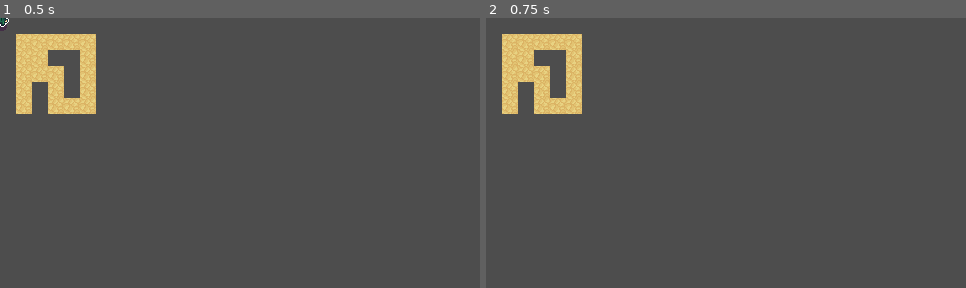
Above: before the commit, frames 1-2 (left to right).
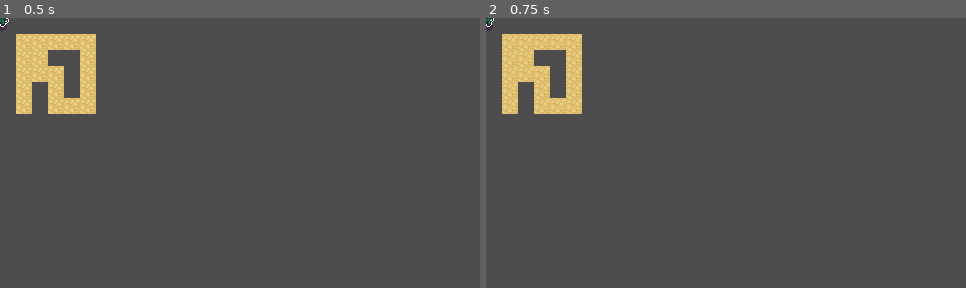
Above: after the commit, the same moments.

Repository: Jukaio/GGJ2024
Game: Godot game, scene res://scenes/testbed_david.tscn
Two runs of this game, one before a commit and one after it. Both use one fixed random seed, a clock stepped at 60 frames per second and the inputs below. This scene is started directly instead of the project's main scene.
Inputs:
- Up to frame 1 (0.5 s): no input
- Up to frame 2 (0.75 s): tap Enter (Start) at 0.5, 0.6 s; hold W (up) from 0.53 s (still down)

Frame 1 is identical in both runs. In frame 2, less than 0.1% of the frame differs, in the area x 0-2%, y 0-5%.
Error in both runs: Assertion failed: audioPlayer is null (res://scripts/hoe_tool.gd:30)

Commit message:
set money

Diff:
--- a/scripts/UI.gd
+++ b/scripts/UI.gd
@@ -71,22 +71,20 @@
 		else:
 			hotbar_slots[i].visible = false
 
+var g_last_money : int = -123
+
 func set_money_text(value : int):
+	if g_last_money != value:
+		money_text.text = "x%d" % min(value, 9999)
+		g_last_money = value
 
-	money_text.text = "x%d" % min(value, 9999)
 
-var last = 3
-# Called every frame. 'delta' is the elapsed time since the previous frame.
 func _process(delta):
 	if Input.is_action_just_pressed("inv_prev"):
 		rotl()
 	if Input.is_action_just_pressed("inv_next"):
 		rotr()
 
-	if Input.is_action_just_pressed("Start"):
-		set_money_text(last)
-		last = last * 7
-
 	var new_state = hash(inventory)
 	if new_state != hState:
 		redraw()
--- a/scripts/player_character.gd
+++ b/scripts/player_character.gd
@@ -76,6 +76,7 @@
 
 # Called every frame. 'delta' is the elapsed time since the previous frame.
 func _process(delta):
+	ui.set_money_text(Money)
 	# Fix later -> 8 axis
 	# TODO: Nvm, add 8-axis movement -> 50% chance to use 4-axis or 8-axis
 	# TODO: David
